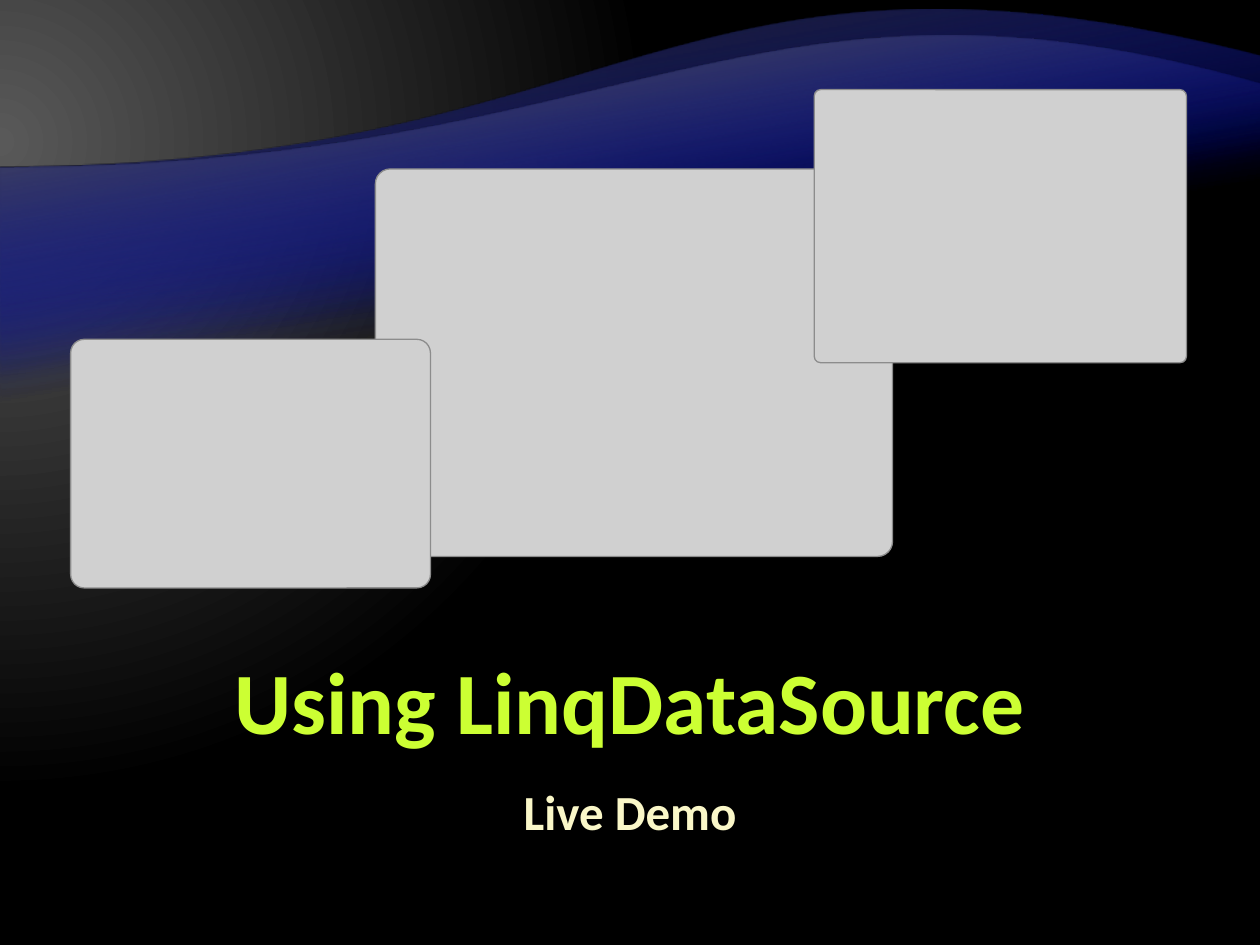
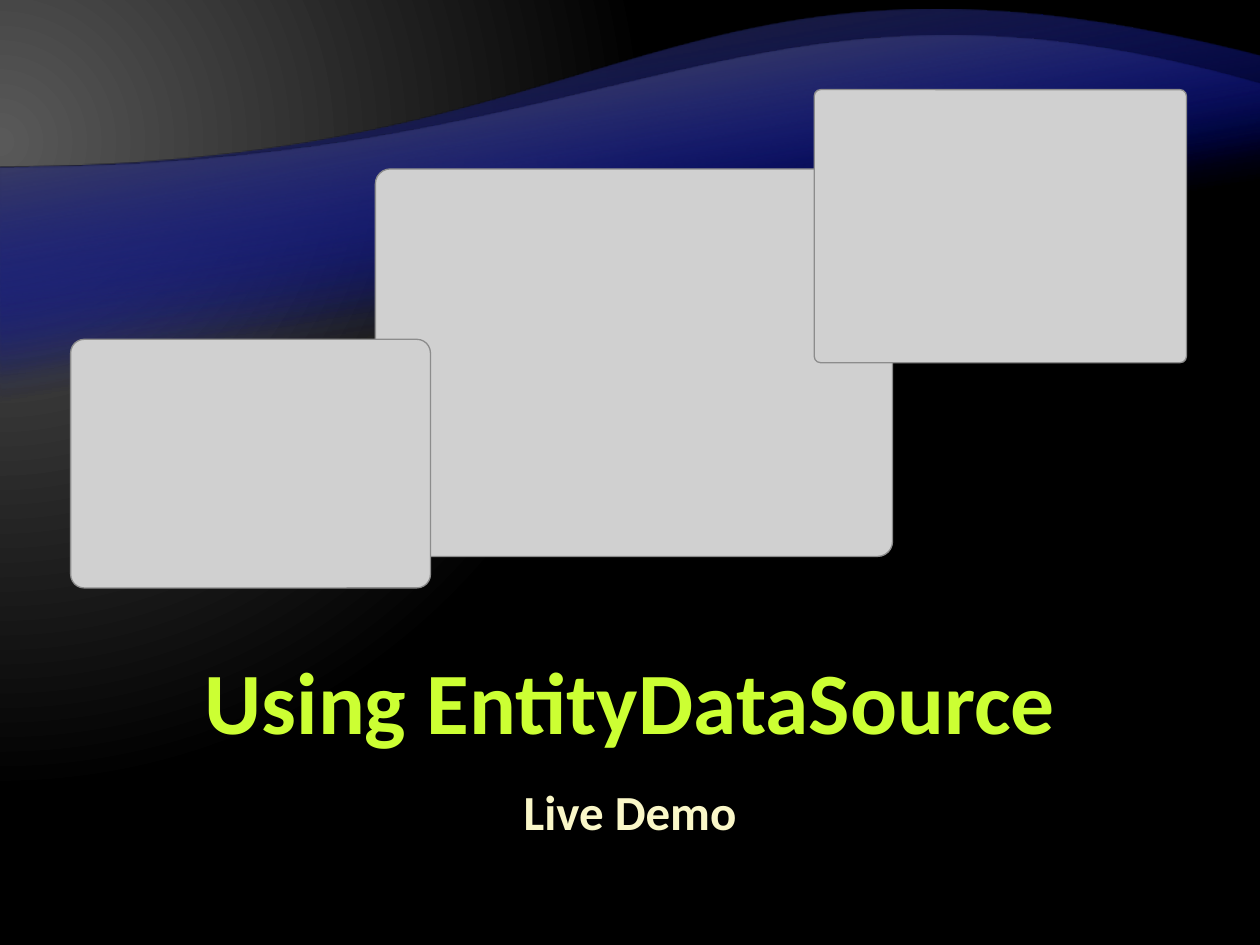
Before and after one commit to Graveheart/aspnetcourse, a slide deck: slide 15 of 2010/lectures/10. ASP.NET-and-Databases.pptx. Drawn at 1260x945 pixels with LibreOffice and Linux fonts; fonts in the diff are those of the drawing; grey boxes stand for pictures; background and template pictures are left out. Boxes give left, top, right and bottom in pixels: in the first picture for what was removed or moved away, otherwise in the second. Text is boxed around its words. In the diff, an @@ line names an element or a change of style, - is before the commit and + after.

Commit message:
changed from Linq-To-SQL to Entities-To-SQL

```diff
--- a/2010/lectures/10. ASP.NET-and-Databases.pptx
+++ b/2010/lectures/10. ASP.NET-and-Databases.pptx
@@ title at (205,672,1055,749): text changed @@
-Using LinqDataSource
+Using EntityDataSource
```
Also in this commit, not shown: 11 other slides changed.
